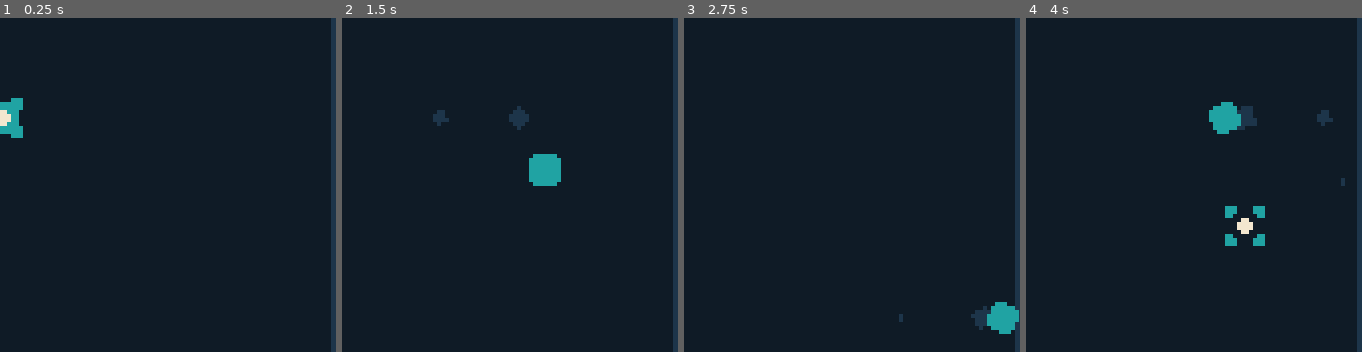
Above: before the commit, frames 1-4 (left to right).
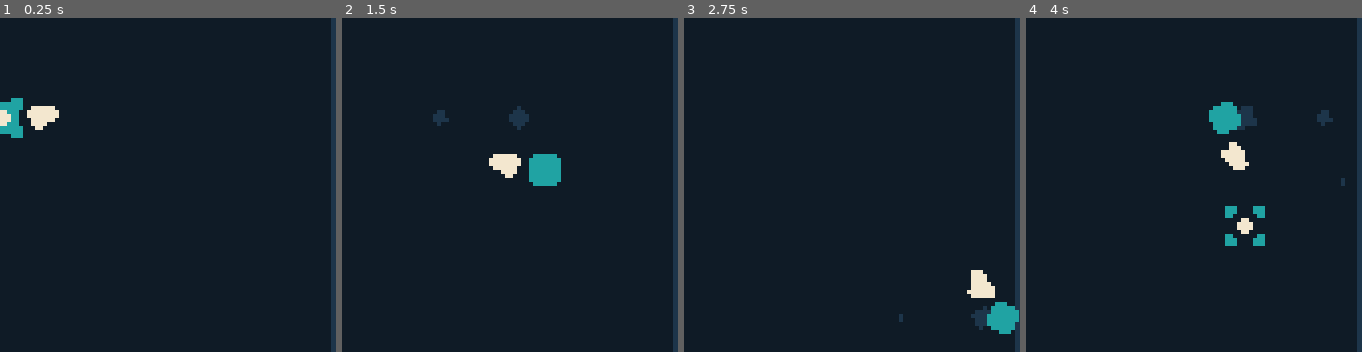
Above: after the commit, the same moments.

Repository: thcheetah777/Rogue
Game: Godot game, scene res://main.tscn
Two runs of this game, one before a commit and one after it. Both use one fixed random seed, a clock stepped at 60 frames per second and the inputs below.
Inputs (mouse positions are % of the whole screen's width and height, from its top left):
- Up to frame 1 (0.25 s): no input
- Up to frame 2 (1.5 s): tap Enter at 0.5 s; move the mouse to (73, 45) at 0.52 s; hold D (right) 0.53-1.28 s; move the mouse to (28, 55) at 1.27 s; hold S (down) from 1.28 s (still down)
- Up to frame 3 (2.75 s): move the mouse to (60, 26) at 2.02 s; release S (down) at 2.03 s; hold D (right) from 2.03 s (still down)
- Up to frame 4 (4 s): tap Space at 2.75 s; move the mouse to (44, 72) at 2.77 s; release D (right) at 2.78 s; hold W (up) 2.78-3.53 s; move the mouse to (82, 66) at 3.52 s; hold A (left) from 3.53 s (still down)
The pictures show only the part of the screen within x 49-99%, y 35-85%; the shares and areas given below are measured in that part.

The runs differ from the first frame. In frame 1, 0.5% of the frame differs, in the area x 8-18%, y 26-34%; in frame 2, 0.5%; in frame 3, 0.5%, in the area x 84-93%, y 75-84%; in frame 4, 0.4%.

Commit message:
gun aiming

Diff:
--- a/main.tscn
+++ b/main.tscn
@@ -9,6 +9,10 @@
 [node name="Canvas" type="CanvasLayer" parent="."]
 
 [node name="Mouse" parent="Canvas" instance=ExtResource("1_dv8dy")]
+offset_left = 85.0
+offset_top = 85.0
+offset_right = 95.0
+offset_bottom = 95.0
 
 [node name="World" type="Node2D" parent="."]
 
--- a/player.gd
+++ b/player.gd
@@ -7,6 +7,8 @@
 @export var run_rotation_smoothing = 250
 
 @onready var sprite := $Sprite
+@onready var weapon_holder := $WeaponHolder
+@onready var weapon_sprite := $WeaponHolder/Weapon/Sprite
 
 var target_rotation = 0
 var dust_scene = preload("res://dust.tscn")
@@ -16,6 +18,8 @@
 
 func _process(delta: float) -> void:
 	sprite.rotation_degrees = move_toward(sprite.rotation_degrees, target_rotation,  run_rotation_smoothing * delta)
+	weapon_holder.look_at(get_global_mouse_position())
+	weapon_sprite.flip_h = not (weapon_holder.global_rotation_degrees > -90 and weapon_holder.global_rotation_degrees < 90)
 
 func _physics_process(delta: float) -> void:
 	var x_input = Input.get_axis("left", "right")
--- a/player.tscn
+++ b/player.tscn
@@ -1,7 +1,8 @@
-[gd_scene load_steps=4 format=3 uid="uid://da1qb210gjvdg"]
+[gd_scene load_steps=5 format=3 uid="uid://da1qb210gjvdg"]
 
 [ext_resource type="Script" path="res://player.gd" id="1_eie53"]
 [ext_resource type="Texture2D" uid="uid://dqm4a8xw7pfdl" path="res://assets/player.png" id="1_ikshr"]
+[ext_resource type="Texture2D" uid="uid://c52q1lgaojkl2" path="res://assets/gun.png" id="3_r5suj"]
 
 [sub_resource type="RectangleShape2D" id="RectangleShape2D_80320"]
 size = Vector2(6, 6)
@@ -22,4 +23,13 @@
 wait_time = 0.3
 autostart = true
 
+[node name="WeaponHolder" type="Node2D" parent="."]
+
+[node name="Weapon" type="Node2D" parent="WeaponHolder"]
+position = Vector2(10, 0)
+
+[node name="Sprite" type="Sprite2D" parent="WeaponHolder/Weapon"]
+rotation = 1.57079
+texture = ExtResource("3_r5suj")
+
 [connection signal="timeout" from="DustTimer" to="." method="_on_dust_timer_timeout"]
